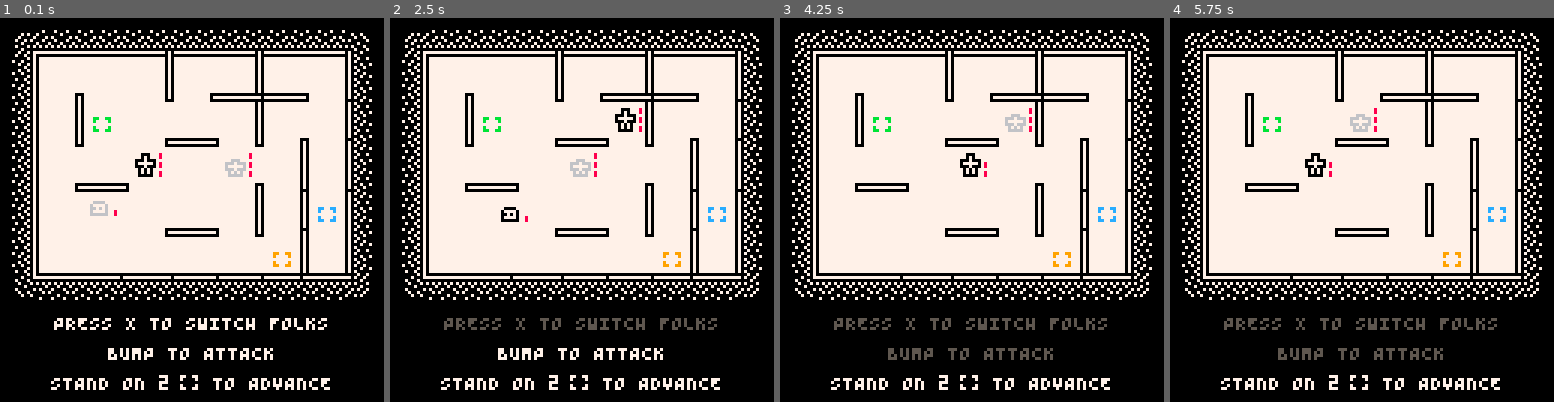
Above: before the commit, frames 1-4 (left to right).
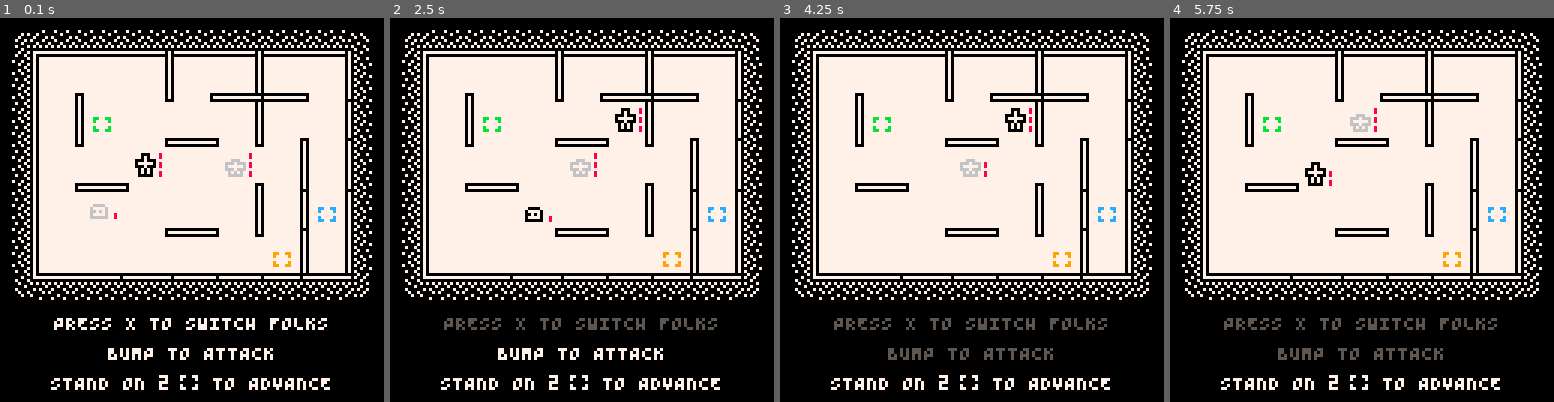
Above: after the commit, the same moments.

Repository: taylordolan/grid-folks
Game: PICO-8 cartridge grid_folks.p8
Same seed, same stepped clock (60 frames per second), same inputs: the game is played once before the commit and once after it.
Inputs:
- Up to frame 1 (0.1 s): no input
- Up to frame 2 (2.5 s): tap X (X key) at 0.33, 1.07, 1.85 s; tap O (Z key) at 0.7, 1.7, 2.1 s; hold Right 1.6-2.1 s; hold Up 2.15-2.42 s; hold Right from 2.47 s (still down)
- Up to frame 3 (4.25 s): tap O (Z key) every 0.4 s from 2.5 to 4.1 s; tap X (X key) at 2.97, 4.08 s; release Right at 3.03 s; hold Left 3.08-3.58 s; hold Down 3.63-3.97 s; hold Right from 4.02 s (still down)
- Up to frame 4 (5.75 s): tap O (Z key) every 0.4 s from 4.5 to 5.7 s; release Right at 4.68 s; hold Up 4.73-5.03 s; hold Left 5.08-5.68 s; tap X (X key) at 5.2 s; hold Down from 5.73 s (still down)

The runs differ from the first frame. In frame 1, 0.2% of the frame differs, in the area x 23-31%, y 47-53%; in frame 2, 0.2%; in frame 3, 0.5%, in the area x 46-65%, y 23-42%; in frame 4, 0.3%.

Commit message:
different screen shake direction for shoot

Diff:
--- a/grid_folks.p8
+++ b/grid_folks.p8
@@ -20,7 +20,7 @@
 -- [x] maybe dash enemies should leave a visual trail
 -- [x] flash threatened health
 -- [x] make a clearer animation for when timid enemies wait
--- [ ] different screen shake direction for shoot?
+-- [x] different screen shake direction for shoot
 -- [ ] optimize pathfinding/movement
 -- [ ] report cpu and framerate in debug mode
 
@@ -70,7 +70,7 @@
 	has_advanced = false
   has_bumped = false
   depth = 32
-  ani_frames = 6
+  ani_frames = 4
   shakes = {{0,0}}
   game_over = false
   time = 0
@@ -78,7 +78,6 @@
 	-- lists of `things`
 	heroes = {}
 	enemies = {}
-  -- grow_enemies = {}
 	pads = {}
 	buttons = {}
 	-- other lists
@@ -485,7 +484,7 @@
 				local _half = {(_here[1] + _next[1]) / 2, _here[2]-4}
 				set_tile(self, next_tile)
 				ani_to(self, {_half, _next}, ani_frames/2, 0)
-				delay = ani_frames * 2
+				delay = ani_frames
 				sfx(sounds.jump, 3)
 				p_turn = false
 
@@ -496,11 +495,11 @@
 				local shoot_targets = get_ranged_targets(self, direction)
 				if self.shoot and #shoot_targets > 0 then
           for next in all(shoot_targets) do
-            hit_target(next, 1, direction)
+            hit_target(next, 1, {-direction[1],-direction[2]})
           end
 					new_shot(self, direction)
 					sfx(sounds.shoot, 3)
-					delay = ani_frames * 2
+					delay = ani_frames
 					p_turn = false
 
 				-- otherwise, if there's an enemy in the destination, hit it
@@ -510,14 +509,14 @@
 					local here = pos_pix(tile(self))
 					local bump = {here[1] + direction[1] * 4, here[2] + direction[2] * 4}
 					ani_to(self, {bump, here}, ani_frames/2, 0)
-					delay = ani_frames * 2
+					delay = ani_frames
 					p_turn = false
 
 				-- otherwise, move to the destination
 				else
 					set_tile(self, next_tile)
 					ani_to(self, {pos_pix(next_tile)}, ani_frames, 0)
-					delay = ani_frames * 2
+					delay = ani_frames
 					p_turn = false
 				end
 			end
@@ -726,7 +725,7 @@
       local here = pos_pix(tile(self))
       local bump = {here[1] + direction[1] * 4, here[2] + direction[2] * 4}
       ani_to(self, {bump, here}, ani_frames/2, 2)
-      delay = ani_frames * 2
+      delay = ani_frames
       sfx(sounds.enemy_bump, 3)
     end
   end
@@ -735,7 +734,7 @@
     if self.step then
       set_tile(self, self.step)
       ani_to(self, {pos_pix(self.step)}, ani_frames, 0)
-      delay = ani_frames * 2
+      delay = ani_frames
     end
   end
 
@@ -884,7 +883,7 @@
       end
       set_tile(self, _t)
       ani_to(self, {pos_pix(_t)}, ani_frames, 0)
-      delay = ani_frames * 2
+      delay = ani_frames
       sfx(sounds.enemy_bump, 3)
       self.health = 0
     end
@@ -902,7 +901,7 @@
       set_tile(new_e_baby(), tile(self))
       set_tile(self, self.step)
       ani_to(self, {pos_pix(self.step)}, ani_frames, 0)
-      delay = ani_frames * 2
+      delay = ani_frames
       self.stunned = true
     end
   end
@@ -914,7 +913,7 @@
       local here = pos_pix(tile(self))
       local bump = {here[1] + direction[1] * 4, here[2] + direction[2] * 4}
       ani_to(self, {bump, here}, ani_frames/2, 2)
-      delay = ani_frames * 2
+      delay = ani_frames
       sfx(sounds.enemy_bump, 3)
       self.stunned = true
     end
@@ -1023,7 +1022,7 @@
     if self.step then
       set_tile(self, self.step)
       ani_to(self, {pos_pix(self.step)}, ani_frames, 0)
-      delay = ani_frames * 2
+      delay = ani_frames
 
       local grow_enemies = {}
       for next in all(enemies) do
@@ -1957,7 +1956,7 @@
   _c.color = color
   _c.list = effects
   _c.offset = -8
-  _c.delay = ani_frames * 2
+  _c.delay = ani_frames
   _c.draw = function(self)
     if self.delay > 0 then
       self.delay -= 1
